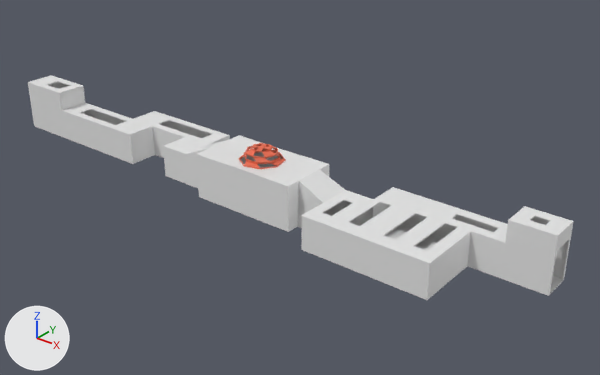
What one commit did to the FBX model Assets/Models/Props/Room2.fbx.
One viewpoint serves both versions: a camera (50 mm lens) standing at (4.44, -4.73, 3.26) and looking at (0.38, 0.35, 0.12). The lights are fixed; the arrows at lower left show +X, +Y and +Z. Where no turn or scale is listed for an object, it has been applied to the vertices.
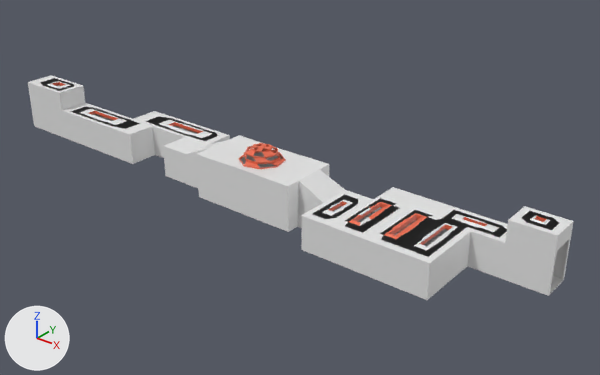
The edits, one by one:
me_cube_005 is used by ob_cube_002; location (0.0, 0.0, 0.0).
me_cube_005 had 364 vertices, 374 faces and spanned x -2.87..-0.58, y -0.08..0.49, z 0.02..0.5.
me_cube_005 now has 756 vertices, 850 faces and spans x -2.87..-0.58, y -0.08..0.49, z 0.02..0.51.
me_cube_005 part 1: 18 vertices removed from x -2.15..-0.72, y -0.01..0.41, z 0.31; 298 vertices added at x -2.16..-0.71, y -0.02..0.42, z 0.28..0.33.
me_cube_005 part 2: 8 vertices removed from x -2.65..-2.44, y -0.01..0.13, z 0.49; 120 vertices added at x -2.66..-2.43, y -0.02..0.14, z 0.47..0.51.
me_cube_005 now uses material mat_material_001 (red #e76b4d).
me_cube_004 is used by ob_cube_001; location (0.0, 0.0, 0.0).
me_cube_004 had 468 vertices, 484 faces and spanned x 0.95..2.71, y -0.35..0.5, z 0.02..0.5.
me_cube_004 now has 1056 vertices, 1198 faces and spans x 0.95..2.71, y -0.35..0.5, z 0.02..0.51.
me_cube_004 part 3: 10 vertices moved from x 1.71..1.96, y -0.08..0.32, z 0.02..0.31 to x 1.68..1.99, y -0.1..0.34, z 0.02..0.32; 17 vertices removed from x 1.6..2.21, y -0.21..0.41, z 0.3..0.31; 353 vertices added at x 1.59..2.21, y -0.22..0.42, z 0.28..0.33.
me_cube_004 part 4: 8 vertices moved within x 1.28..1.39, y -0.21..0.23, z 0.3; 6 vertices removed from x 1.04..1.13, y -0.21..0.07, z 0.31; 202 vertices added at x 1.03..1.4, y -0.22..0.23, z 0.28..0.33.
me_cube_004 part 5: 3 vertices removed from x 2.46..2.58, y 0.32..0.41, z 0.49; 59 vertices added at x 2.46..2.59, y 0.32..0.42, z 0.47..0.51.
me_cube_004 part 6: 9 faces spanning x 1.28..1.71, y -0.21..0.23, z 0.3..0.31 switch from mat_material (white #e7e7e7) to mat_material_001 (red #e76b4d).

Boxes [x1, y1, x2, y2] around the edits, measured in the pictures (600 x 375 px):
part 1 of me_cube_005, built on
    before: [79, 109, 212, 134]
    after: [79, 109, 212, 138]
part 2 of me_cube_005, built on
    before: [47, 81, 70, 86]
    after: [47, 81, 70, 89]
part 3 of me_cube_004, built on
    before: [384, 213, 499, 246]
    after: [384, 213, 499, 250]
part 4 of me_cube_004, built on
    before: [322, 200, 353, 213]
    after: [322, 200, 392, 226]
part 5 of me_cube_004, built on
    before: [530, 216, 551, 221]
    after: [530, 216, 551, 225]
part 6 of me_cube_004, recoloured
    before: [349, 202, 392, 222]
